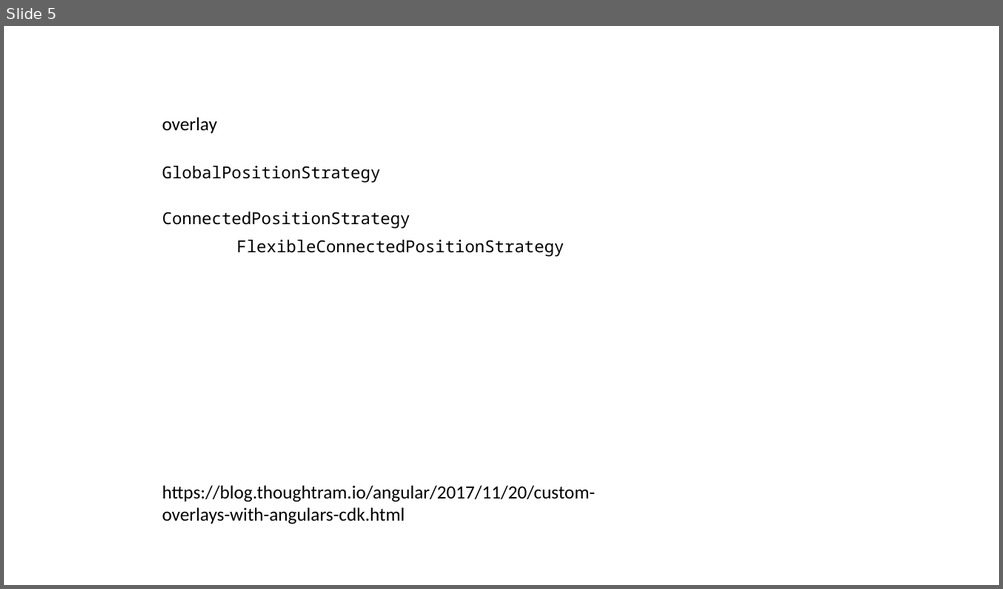
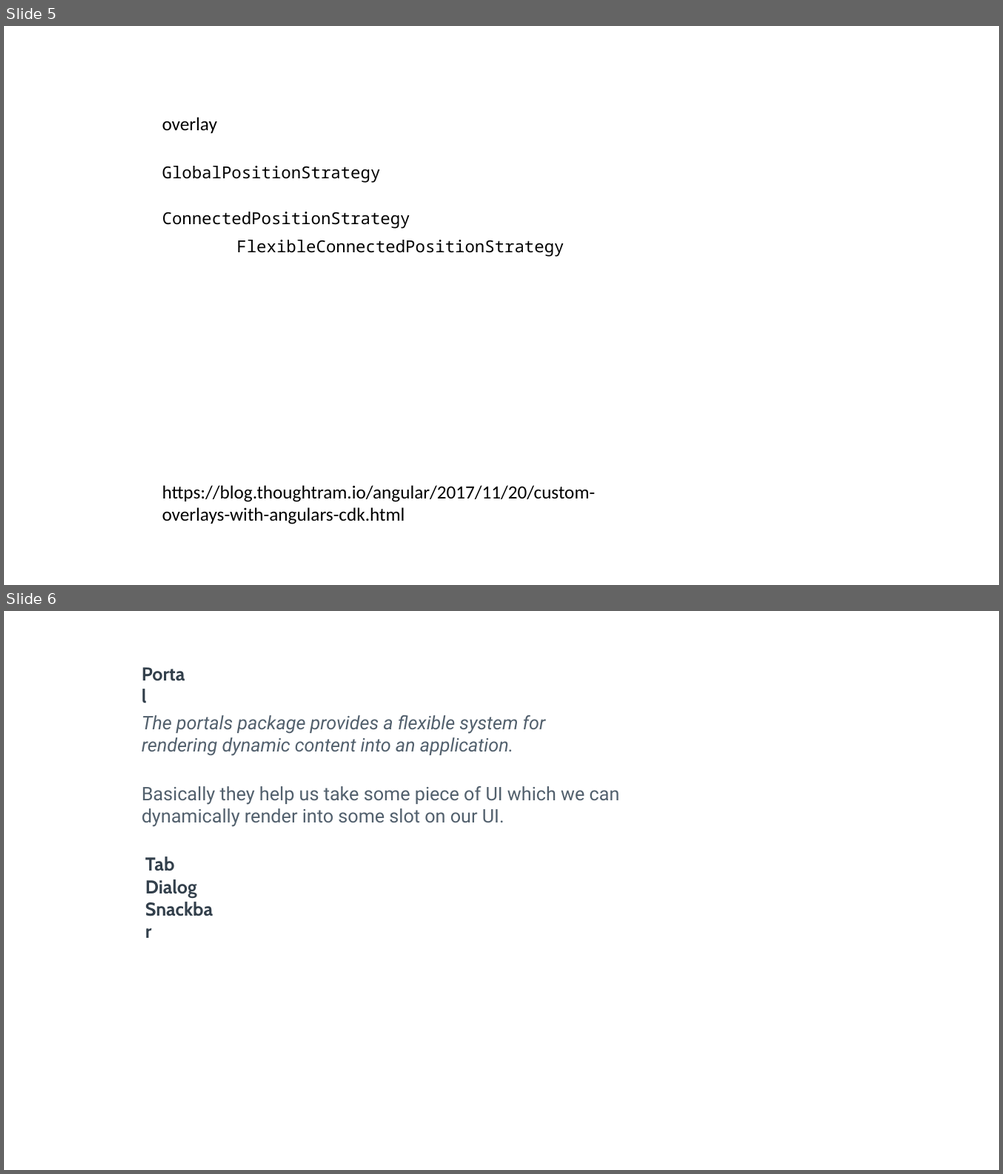
Before and after one commit to FredJiangFei/AngularMat, a slide deck: Doc/AngularMat.pptx. Shown one above the other, each under a label of ours: slide 5 before the commit, slides 5 and 6 after it. The pictures are 1003x589 and 1003x1174 pixels, drawn with LibreOffice and Linux fonts; fonts in the diff are those of the drawing. Boxes give left, top, right and bottom in pixels: in the first picture for what was removed or moved away, otherwise in the second. Text is boxed around its words. In the diff, an @@ line names an element or a change of style, - is before the commit and + after.

Commit message:
Portal

```diff
--- a/Doc/AngularMat.pptx
+++ b/Doc/AngularMat.pptx
@@ slide 6 added at [4,611,999,1170], background #FFFFFF @@
@@ text added at [134,659,196,689], 18 pt, text #323F4B, bold @@
+Portal
@@ text added at [142,715,546,756], 18 pt, text #52606D, italic @@
+The portals package provides a flexible system for rendering dynamic content into an application.
@@ text added at [142,786,620,827], 18 pt, text #52606D @@
+Basically they help us take some piece of UI which we can dynamically render into some slot on our UI.
@@ text added at [145,857,197,898], 18 pt, text #323F4B, bold @@
+Tab
+Dialog
+Snackbar
```
Also in this commit, not shown: 1 slide changed, 1 slide removed, 7 other files.
